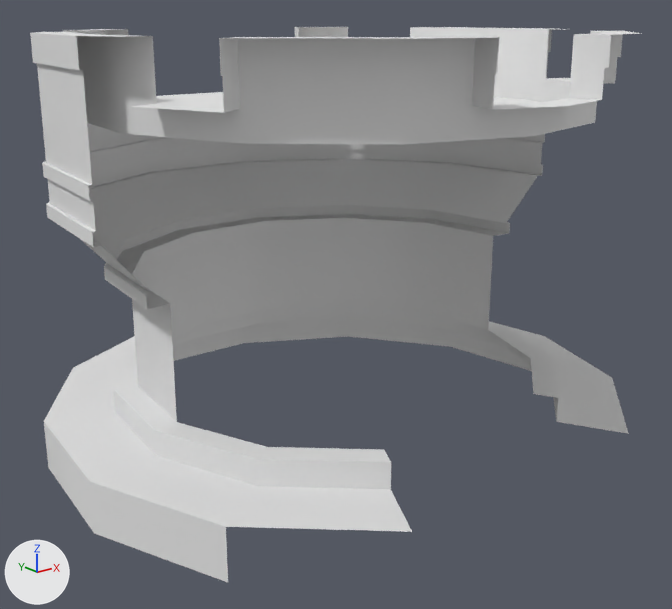
Two versions of the OBJ model Assets/Alexander/Meshes/Level_3/Meshes/top_tower.obj, one commit apart.
Both versions are drawn from a camera (50 mm lens) standing at (-46.3, -57.7, 34.3) and looking at (-0.7, -0.7, 11.5). The lights are fixed; the arrows at lower left show +X, +Y and +Z. Where no turn or scale is listed for an object, it has been applied to the vertices. Vertices at the same position are counted once.

Script lines for the objects in view, before the commit:
```python
me_top_tower = bpy.data.meshes.new('top_tower')
me_top_tower.from_pydata(...)  # 266 vertices, 221 faces; spans x -23.8..23.8, y -22.0..23.3, z 0.0..33.0
me_top_tower.materials.append(mat_initialshadinggroup)  # white #e7e7e7
ob_top_tower = bpy.data.objects.new('top_tower', me_top_tower)
ob_top_tower.location = (0.0, 0.0, 0.0)
```
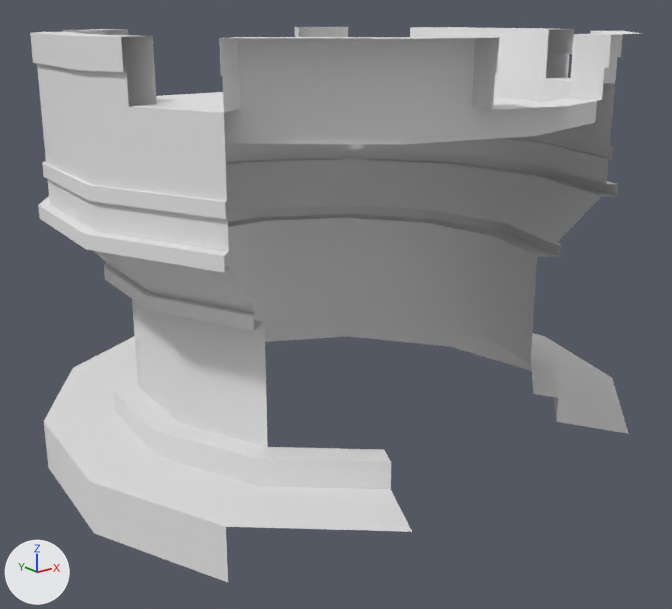
Changed parts and their boxes (x1, y1, x2, y2) in the pictures (672 x 609 px):
part 1 of me_top_tower, built on
    before: (46, 149, 543, 247)
    after: (38, 29, 618, 447)

What changed in the scene script:
```text
Change me_top_tower:
    used by ob_top_tower; location = (0.0, 0.0, 0.0)
    remove me_top_tower.from_pydata(...)  # 266 vertices, 221 faces; spans x -23.8..23.8, y -22.0..23.3, z 0.0..33.0
    add me_top_tower.from_pydata(...)  # 296 vertices, 255 faces; spans x -23.8..23.8, y -22.0..23.3, z 0.0..33.0
    me_top_tower part 1
    6 faces are deleted
    16 vertices move from x -22.1..22.1, y -2.6..21.7, z 20.0..21.0 to x -21.4..21.4, y -12.5..22.1, z 20.0..21.0
    22 vertices are added at x -22.7..22.7, y -13.1..-2.8, z 15.0..31.0
    8 new vertices lie (0.0, 0.0, 1.0) away from vertices in x -22.7..22.7, y -13.1..-2.8, z 15.0..23.0
    40 new faces join them
```
